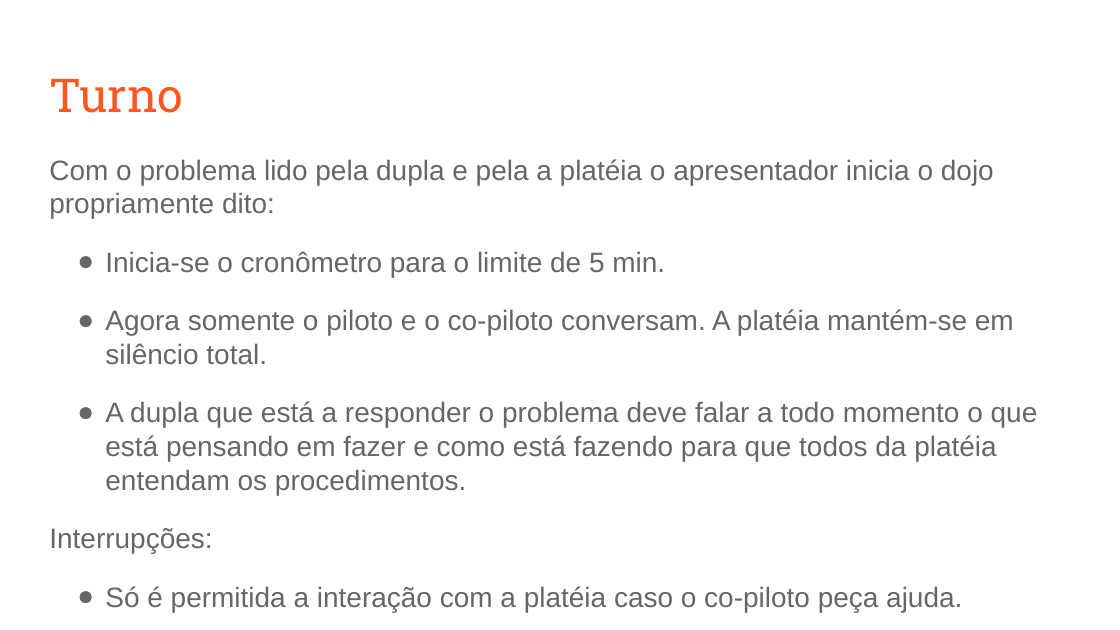
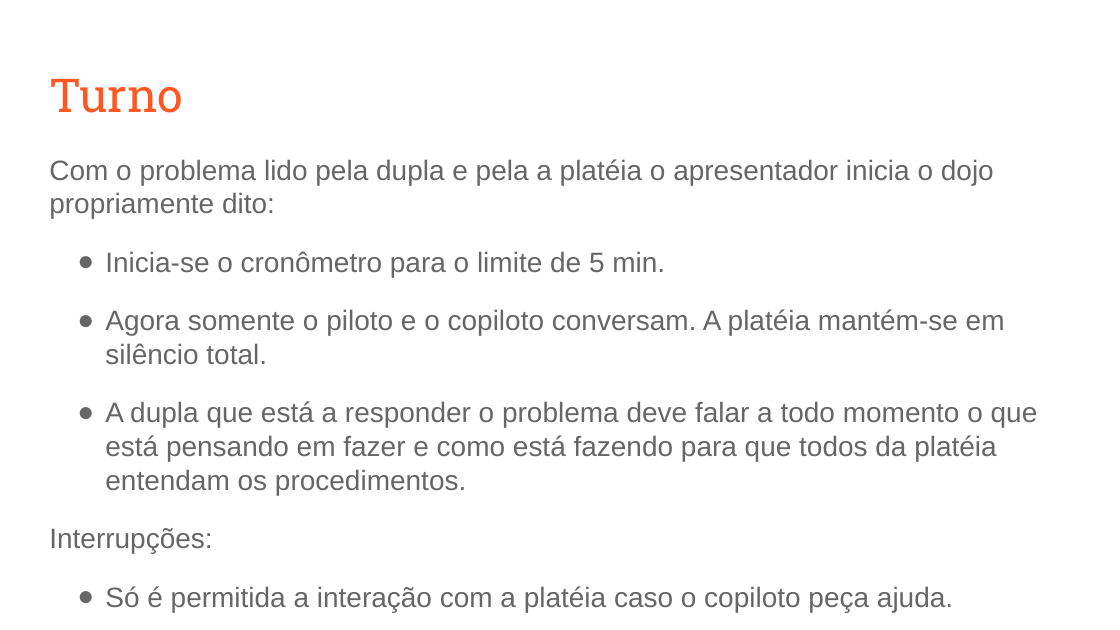
Before and after one commit to fga-eps-mds/A-Disciplina-MDS-EPS, a slide deck: slide 19 of MDS_Material/Coding_Dojo/Coding Dojo.odp (slide 11 before the commit). Drawn at 1120x630 pixels with LibreOffice and Linux fonts; fonts in the diff are those of the drawing. Boxes give left, top, right and bottom in pixels: in the first picture for what was removed or moved away, otherwise in the second. Text is boxed around its words. In the diff, an @@ line names an element or a change of style, - is before the commit and + after.

```diff
--- a/MDS_Material/Coding_Dojo/Coding Dojo.odp
+++ b/MDS_Material/Coding_Dojo/Coding Dojo.odp
@@ text at [105, 309, 1005, 365]: text changed @@
-● Agora somente o piloto e o co-piloto conversam. A platéia mantém-se em silêncio total.
+● Agora somente o piloto e o copiloto conversam. A platéia mantém-se em silêncio total.
@@ text at [105, 586, 953, 612]: text changed @@
-● Só é permitida a interação com a platéia caso o co-piloto peça ajuda.
+● Só é permitida a interação com a platéia caso o copiloto peça ajuda.
```
Also in this commit, not shown: 11 other slides changed, 9 slides added, 1 slide removed.
